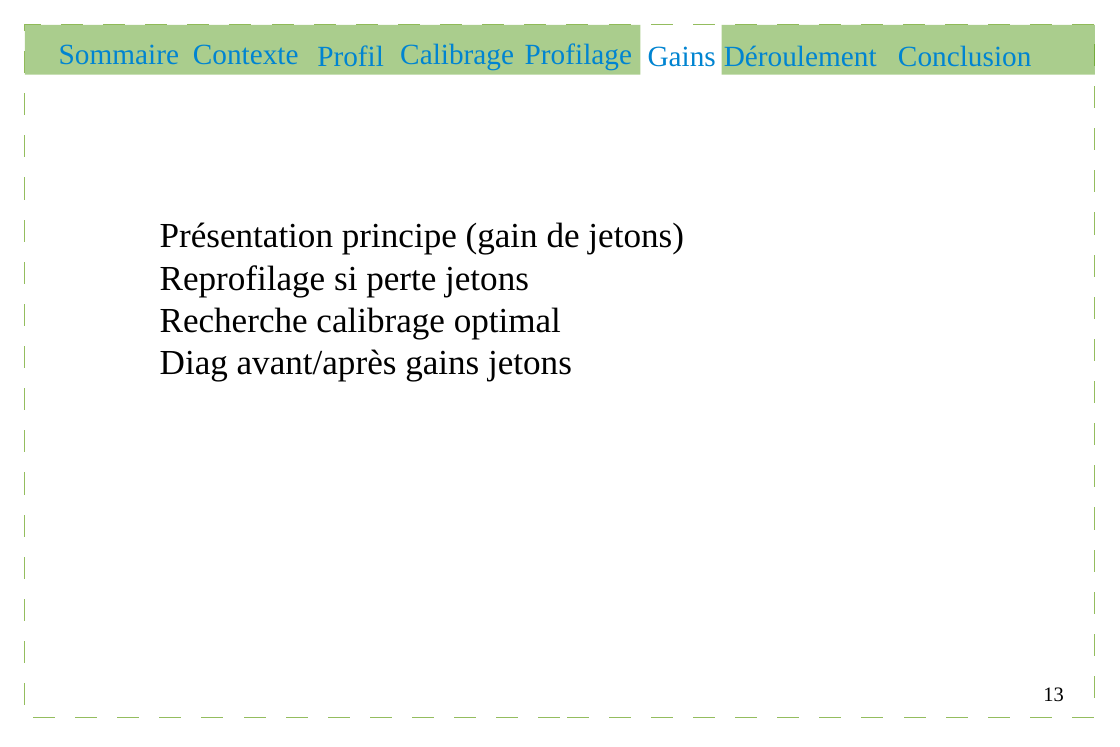
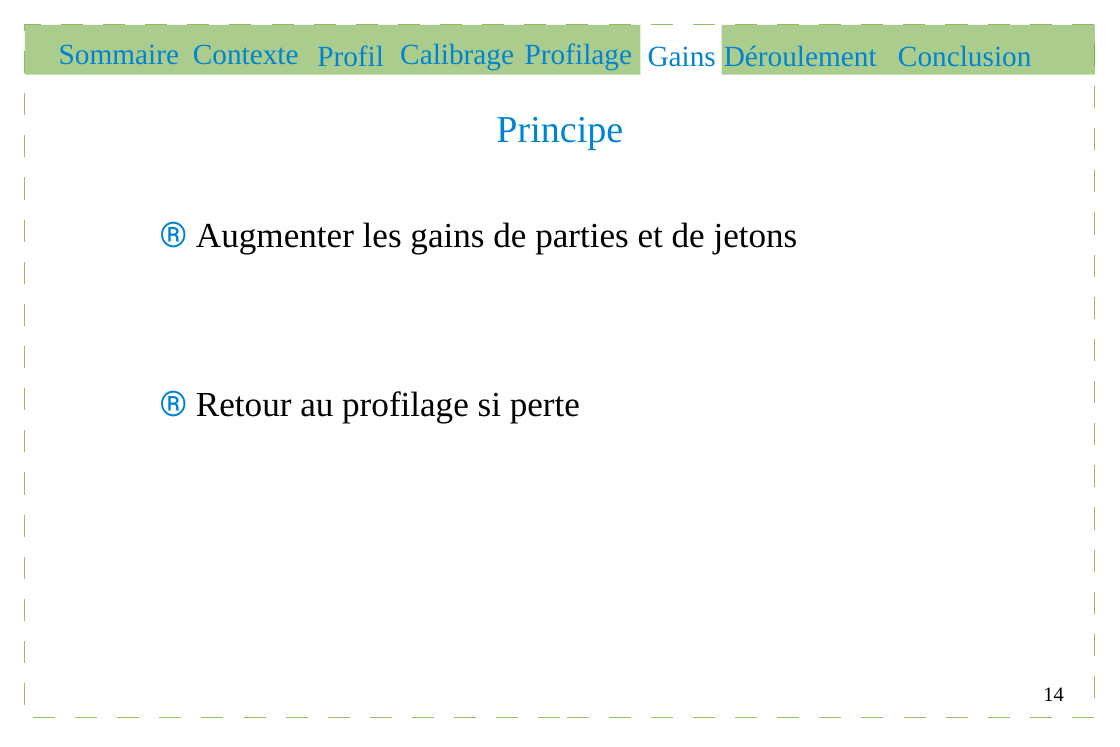
Before and after one commit to Gouga34/TERM1_Poker, a slide deck: slide 14 of Soutenance/presentation.odp (slide 13 before the commit). Drawn at 1120x747 pixels with LibreOffice and Linux fonts; fonts in the diff are those of the drawing. Boxes give left, top, right and bottom in pixels: in the first picture for what was removed or moved away, otherwise in the second. Text is boxed around its words. In the diff, an @@ line names an element or a change of style, - is before the commit and + after.

```diff
--- a/Soutenance/presentation.odp
+++ b/Soutenance/presentation.odp
@@ text added at <box>496,117,623,150</box>, 26 pt, text #0084D1 @@
+Principe
@@ text at <box>196,222,798,423</box>: text changed @@
-Présentation principe (gain de jetons)
-Reprofilage si perte jetons
-Recherche calibrage optimal
-Diag avant/après gains jetons
+® Augmenter les gains de parties et de jetons
+® Retour au profilage si perte
@@ page number at <box>1043,687,1063,701</box>: text changed @@
-13
+14
```
Also in this commit, not shown: 5 other slides changed, 3 slides added, 6 other files.
